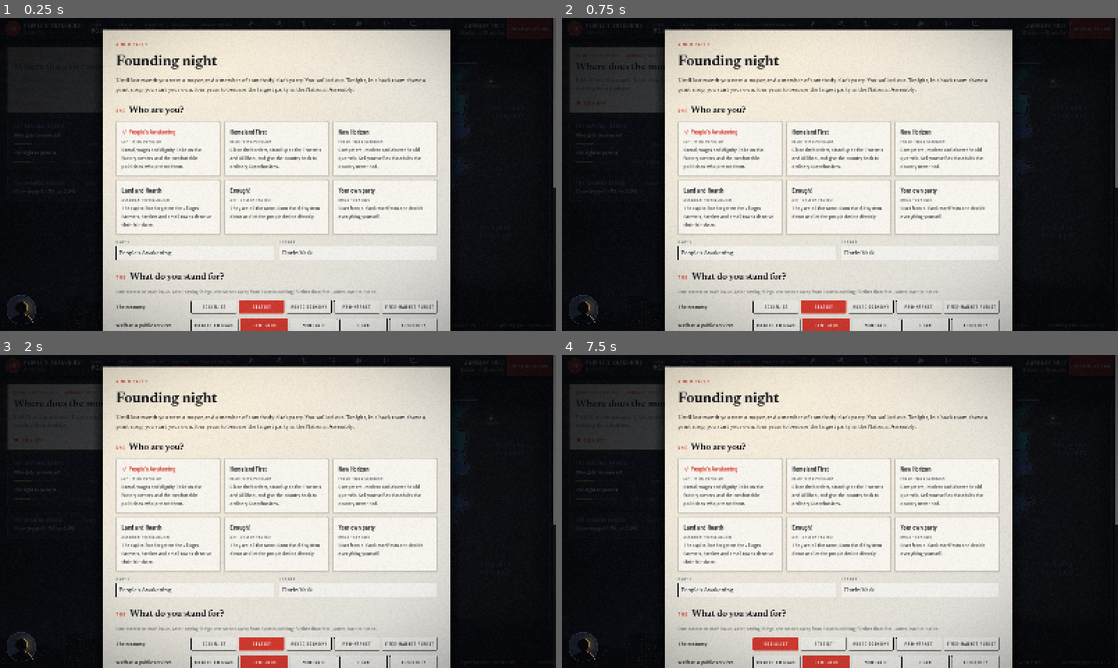
Above: before the commit, frames 1-4 (two rows, left to right).
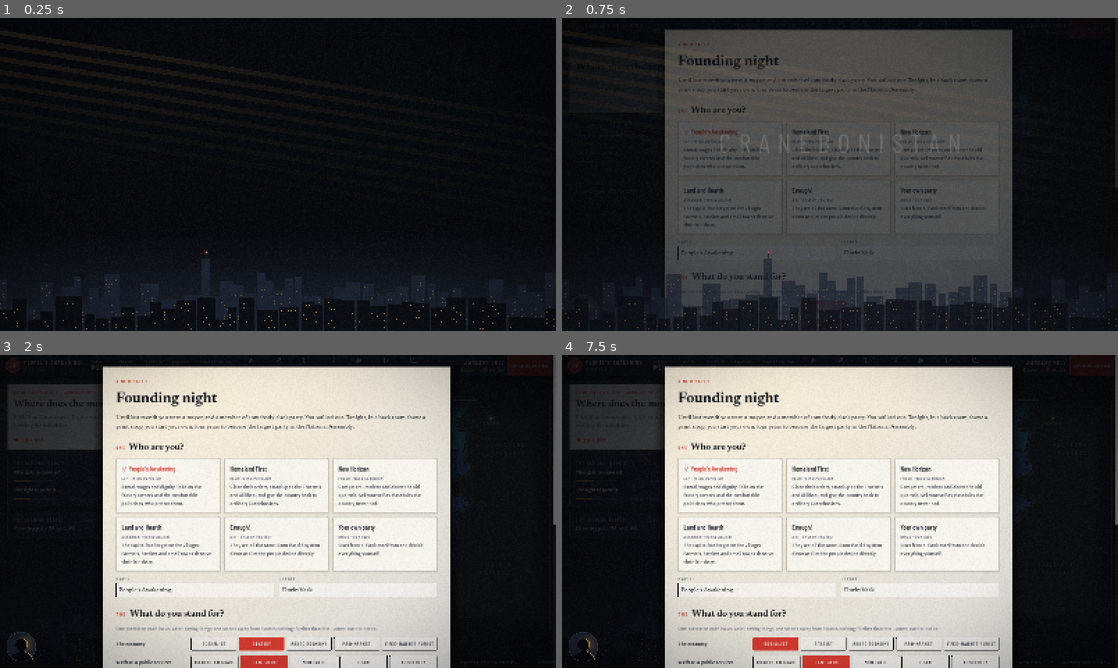
Above: after the commit, the same moments.

Repository: Hattakal/Cranebonistan
Game: Godot game, scene res://scenes/main.tscn
The game is run twice, just before and just after one commit, with the same random seed, the same clock (stepped at 60 frames per second) and the same inputs.
Inputs (mouse positions are in pixels of both pictures, inside the frame that each line leads up to):
- Up to frame 1 (0.25 s): no input
- Up to frame 2 (0.75 s): click "DEBATES" at 0.5 s
- Up to frame 3 (2 s): tap Enter at 1.25 s; drag from (111, 520) to (333, 442) at 1.27 s
- Up to frame 4 (7.5 s): click "ELECTORATE" at 2 s; click "PLATFORM" at 2.75 s; click "COUNTRY" at 3.5 s; click "MEDIA" at 4.25 s; click "PARTIES" at 5 s; click "DIARY" at 5.75 s; click "OPEN DECISION" at 6.5 s; click "SOCIALIST" at 7.25 s

The runs differ from the first frame. In frame 1, 62% of the frame differs, in the area x 0-100%, y 0-100%; in frame 2, 62%; in frame 3, less than 0.1%; in frame 4, less than 0.1%.

Commit message:
Photographs through one filter, faces, a title card, and the docs for the new look
- photo.gd and shaders/photo.gdshader: the 'night print'. Every picture
  is printed in two inks (blue-black and the paper, or cold white with
  scan lines on television), with a halftone screen, and anything
  strongly red in the original stays red.
- Pictures are optional files: events/<id> or events/_<kind>, tours,
  portraits/<leader-name> or <party id>, places/<country>. Shown on the
  desk, in the morning paper, behind the evening news, on the road, and
  as faces in the top bar and the party lists.
- face.gd: a leader's photograph in a circle, or initials until there is one.
- A title card over Cranebo at night before a new party is founded.
- Carlos's hints on paper are a note in the margin in his hand.
- IMAGES.md is now written by tools/image_list.py: where pictures go,
  what the filter does, and the list of what is missing.
- DESIGN.md 7.1 records the decision and what it replaced; CLAUDE.md
  has the rules of the look; README, CREDITS, MODDING, VOICE updated.

Co-Authored-By: Claude Fable 5.2 <noreply@anthropic.com>
Claude-Session: https://claude.ai/code/session_01A3BWf2zTWvenptguSw7Uxe

Diff:
--- a/godot/scripts/advisor.gd
+++ b/godot/scripts/advisor.gd
@@ -193,12 +193,21 @@
 	var tw = _note.create_tween().set_trans(Tween.TRANS_BACK).set_ease(Tween.EASE_OUT)
 	tw.tween_property(_note, "position:y", size.y - _note.size.y - 70, 0.5)
 
-## Carlos until his portrait is painted: a man in a dark office with the lamp behind
-## him. A silhouette with a warm edge; it nods while he talks.
+## Carlos: his picture (godot/assets/portraits/carlos.jpg) or, until there is one, a man
+## in a dark office with the lamp behind him: a silhouette with a warm edge, which nods
+## while he talks.
 class Portrait extends Control:
 	var _talk := 0.0
+	var _has_photo := false
 	func _ready() -> void:
 		clip_contents = true
+		var tex = Photo.find(["portraits/carlos"])
+		if tex:
+			_has_photo = true
+			var ph = Photo.new(tex, true, true)
+			ph.set_anchors_and_offsets_preset(Control.PRESET_FULL_RECT)
+			ph.show_behind_parent = true
+			add_child(ph)
 	func talk(seconds: float) -> void:
 		_talk = seconds
 	func _process(d: float) -> void:
@@ -209,6 +218,9 @@
 		var c = size / 2
 		var r = size.x / 2
 		var bob = sin(Time.get_ticks_msec() / 90.0) * 1.5 if _talk > 0 else 0.0
+		if _has_photo:
+			draw_arc(c, r - 1, 0, TAU, 48, Look.LAMP if _talk > 0 else Look.N500, 1.5, true)
+			return
 		draw_circle(c, r - 1, Look.N700)
 		# the lamp somewhere behind his right shoulder
 		var lamp = c + Vector2(r * 0.3, -r * 0.18)
--- a/godot/scripts/board.gd
+++ b/godot/scripts/board.gd
@@ -166,6 +166,10 @@
 		var c = _card(true)
 		c.set_meta("wide", true)
 		var v = _vbox(c)
+		if sum.get("picture"):
+			var ph = Photo.new(sum.picture)
+			ph.custom_minimum_size.y = 150
+			v.add_child(ph)
 		v.add_child(Look.caps("%s · %s" % [sum.kicker, G.date_label(s.week, false)], 12, Look.RED))
 		v.add_child(Look.label(sum.title, "news_bold", 29, Look.INK, true))
 		if sum.text != "": v.add_child(_clamp_lines(Look.label(sum.text, "news", 16, Look.MUTED, true), 3))
@@ -332,7 +336,7 @@
 		"event":
 			var ev: Dictionary = game.event_of(front)
 			var kinds = {"flagship": "Flagship promise", "crisis": "Crisis", "opportunity": "Opportunity", "trap": "Tricky moment", "scandal": "Scandal", "regional": "Regional issue", "foreign": "Foreign affairs", "followup": "Consequences", "secret": "In confidence", "violence": "Political violence"}
-			return {"kicker": kinds.get(ev.get("kind", ""), "Event"), "title": ev.title, "text": ev.text, "stamp": "Decision needed"}
+			return {"kicker": kinds.get(ev.get("kind", ""), "Event"), "title": ev.title, "text": ev.text, "stamp": "Decision needed", "picture": Photo.event(ev)}
 		"budget":
 			return {"kicker": "Quarterly budget", "title": "Where does the money go?", "text": "₱%sM in the account. Trips, social media, TV and the national tour are waiting for a decision." % Game.fmt1(s.money), "stamp": "Sign off"}
 		"poll":
--- /dev/null
+++ b/godot/scripts/face.gd
@@ -0,0 +1,48 @@
+## face.gd — a leader's face in a circle: their photograph (see photo.gd for where the
+## files go) or, until there is one, their initials on the party colour.
+class_name Face
+extends Control
+
+var col := Color.GRAY
+var initials := ""
+var _photo: Photo = null
+
+func _init(leader: String, color: Color, party_id := "", diameter := 42) -> void:
+	col = color
+	var parts: PackedStringArray = leader.split(" ", false)
+	if parts.size(): initials = (parts[0][0] + (parts[-1][0] if parts.size() > 1 else "")).to_upper()
+	custom_minimum_size = Vector2(diameter, diameter)
+	size_flags_vertical = Control.SIZE_SHRINK_CENTER
+	tooltip_text = leader
+	var tex = Photo.portrait(leader, party_id)
+	if tex:
+		_photo = Photo.new(tex, true, true)
+		_photo.set_anchors_and_offsets_preset(Control.PRESET_FULL_RECT)
+		add_child(_photo)
+	resized.connect(queue_redraw)
+
+func _draw() -> void:
+	var c = size / 2
+	var r = minf(size.x, size.y) / 2
+	if _photo == null:
+		draw_circle(c, r, col.darkened(0.15))
+		var f = Look.font("display_bold")
+		var fs = int(r * 0.9)
+		var w = f.get_string_size(initials, HORIZONTAL_ALIGNMENT_LEFT, -1, fs).x
+		draw_string(f, c + Vector2(-w / 2, fs * 0.36), initials, HORIZONTAL_ALIGNMENT_LEFT, -1, fs, Color.WHITE)
+	# a ring in the party's colour, drawn by a child so it sits over the photograph
+	if _ring == null:
+		_ring = Ring.new()
+		_ring.col = Look.lit(col)
+		_ring.set_anchors_and_offsets_preset(Control.PRESET_FULL_RECT)
+		_ring.mouse_filter = Control.MOUSE_FILTER_IGNORE
+		add_child(_ring)
+
+var _ring: Ring = null
+
+class Ring extends Control:
+	var col := Color.WHITE
+	func _ready() -> void:
+		resized.connect(queue_redraw)
+	func _draw() -> void:
+		draw_arc(size / 2, minf(size.x, size.y) / 2 - 0.75, 0, TAU, 48, col, 1.5, true)
--- a/godot/scripts/files.gd
+++ b/godot/scripts/files.gd
@@ -1001,7 +1001,9 @@
 		var pc = _card(pg)
 		pc.get_parent().size_flags_horizontal = Control.SIZE_EXPAND_FILL
 		var top = HBoxContainer.new()
+		top.add_theme_constant_override("separation", 10)
 		pc.add_child(top)
+		top.add_child(Face.new(p.leader, Color(p.color), p.id, 38))
 		var nm = VBoxContainer.new()
 		nm.size_flags_horizontal = Control.SIZE_EXPAND_FILL
 		nm.add_theme_constant_override("separation", 0)
@@ -1226,7 +1228,9 @@
 		var c = _card(g)
 		c.get_parent().size_flags_horizontal = Control.SIZE_EXPAND_FILL
 		var top = HBoxContainer.new()
+		top.add_theme_constant_override("separation", 10)
 		c.add_child(top)
+		top.add_child(Face.new(p.leader, Color(p.color), p.id, 38))
 		var nm = Look.dlabel(("You · " if p.isPlayer else "") + p.name, "display", 19, Look.lit(Color(p.color)), true)
 		nm.size_flags_horizontal = Control.SIZE_EXPAND_FILL
 		top.add_child(nm)
--- a/godot/scripts/main.gd
+++ b/godot/scripts/main.gd
@@ -39,6 +39,65 @@
 		S = G.new_game({"partyName": "People's Awakening", "leaderName": "Dorin Vask"})
 		render()
 		_founding_sheet()
+		_title_card()
+
+## The title, over the city at night, before a new party is founded. Any click or key moves on.
+func _title_card() -> void:
+	var t = Control.new()
+	t.set_anchors_and_offsets_preset(Control.PRESET_FULL_RECT)
+	t.z_index = 80
+	t.mouse_filter = Control.MOUSE_FILTER_STOP
+	t.focus_mode = Control.FOCUS_ALL
+	var bg = ColorRect.new()
+	bg.color = Look.N950
+	bg.set_anchors_and_offsets_preset(Control.PRESET_FULL_RECT)
+	bg.mouse_filter = Control.MOUSE_FILTER_IGNORE
+	t.add_child(bg)
+	var room = Board.Room.new()
+	room.set_anchors_and_offsets_preset(Control.PRESET_FULL_RECT)
+	room.mouse_filter = Control.MOUSE_FILTER_IGNORE
+	t.add_child(room)
+	var c = CenterContainer.new()
+	c.set_anchors_and_offsets_preset(Control.PRESET_FULL_RECT)
+	c.mouse_filter = Control.MOUSE_FILTER_IGNORE
+	t.add_child(c)
+	var v = VBoxContainer.new()
+	v.add_theme_constant_override("separation", 22)
+	v.mouse_filter = Control.MOUSE_FILTER_IGNORE
+	c.add_child(v)
+	var name = Look.label(str(ProjectSettings.get_setting("application/config/name")).to_upper(), "display_light", 78, Color.WHITE)
+	name.add_theme_font_override("font", Look.spaced("display_light", 22))
+	name.horizontal_alignment = HORIZONTAL_ALIGNMENT_CENTER
+	v.add_child(name)
+	var rule = ColorRect.new()
+	rule.color = Look.RED
+	rule.custom_minimum_size = Vector2(0, 2)
+	rule.size_flags_horizontal = Control.SIZE_SHRINK_CENTER
+	v.add_child(rule)
+	var sub = Look.label("Four years to an election. Nobody has heard of you yet.", "news_italic", 26, Look.DIM)
+	sub.horizontal_alignment = HORIZONTAL_ALIGNMENT_CENTER
+	v.add_child(sub)
+	var gap = Control.new(); gap.custom_minimum_size.y = 40
+	v.add_child(gap)
+	var hint = Look.caps("Click to begin", 13, Look.FAINT, 4)
+	hint.horizontal_alignment = HORIZONTAL_ALIGNMENT_CENTER
+	v.add_child(hint)
+	add_child(t)
+	for l in [name, sub, hint]: l.modulate.a = 0
+	var tw = t.create_tween()
+	tw.tween_property(name, "modulate:a", 1.0, 1.6).set_delay(0.4)
+	tw.parallel().tween_property(rule, "custom_minimum_size:x", 220.0, 1.4).set_delay(0.9).set_trans(Tween.TRANS_CUBIC).set_ease(Tween.EASE_OUT)
+	tw.tween_property(sub, "modulate:a", 1.0, 1.0)
+	tw.tween_property(hint, "modulate:a", 1.0, 0.8).set_delay(0.6)
+	var leave = func():
+		if t.has_meta("leaving"): return
+		t.set_meta("leaving", true)
+		var out = t.create_tween()
+		out.tween_property(t, "modulate:a", 0.0, 0.7)
+		out.tween_callback(t.queue_free)
+	t.gui_input.connect(func(e):
+		if (e is InputEventMouseButton and e.pressed) or (e is InputEventKey and e.pressed): leave.call())
+	t.grab_focus.call_deferred()
 
 func _args() -> Dictionary:
 	var out = {}
@@ -368,6 +427,7 @@
 	var p = _paper(760, false)
 	p.masthead("Foreign desk", "Diplomatic Brief", st.get("relation", f.relation))
 	p.heading(" ".join(f.name), 38)
+	p.photo(Photo.find(["places/" + id]), 260)
 	p.text(f.summary, 17)
 	p.text("%s: %s" % [f.leader.title, f.leader.name], 15, "body_bold")
 	p.rule(1)
@@ -390,10 +450,7 @@
 func _render_bar() -> void:
 	var player: Dictionary = G.player_party(S)
 	for c in _party_box.get_children(): c.queue_free()
-	var por = Portrait.new()
-	por.setup(player)
-	por.custom_minimum_size = Vector2(42, 42)
-	_party_box.add_child(por)
+	_party_box.add_child(Face.new(player.leader, Color(player.color), player.id, 42))
 	var names = VBoxContainer.new()
 	names.alignment = BoxContainer.ALIGNMENT_CENTER
 	names.add_theme_constant_override("separation", -2)
@@ -629,6 +686,7 @@
 	if ev.get("kind", "") == "crisis" and S.crisis: crisis = Game.by_id(G.CRISES, S.crisis.id).name
 	p.masthead(G.date_label(S.week, false), "The Morning Post", ("Crisis · " + crisis) if crisis != "" else KINDS.get(ev.get("kind", ""), "Event"))
 	p.heading(ev.title, 42)
+	p.photo(Photo.event(ev), 300)
 	p.text(ev.text, 18)
 	if ev.get("government"):
 		var gov = null
@@ -675,7 +733,7 @@
 			_effects_lines(box, ch.effects),
 			func():
 				if ch.get("lines", []).size(): _event_step2(p, ev, i)
-				else: _event_result(p, G.resolve_event(S, i, -1)))
+				else: _event_result(p, G.resolve_event(S, i, -1), ev))
 	p.top()
 
 func _event_step2(p: Paper, ev: Dictionary, i: int) -> void:
@@ -685,25 +743,26 @@
 	p.step("Step 2 of 2", "How do you say it?")
 	if ev.get("kind", "") == "flagship": p.text("Your promise: %s. This goes on every poster for a year." % ch.label, 14, "type")
 	else: p.text("You will %s." % (ch.label.substr(0, 1).to_lower() + ch.label.substr(1).trim_suffix(".")), 14, "type")
-	p.small("The wording matters. The same position can win people over or blow up in your face.")
+	p.scribble("The wording matters. The same position can win people over, or blow up in your face.  — C.")
 	for j in ch.lines.size():
 		var line: Dictionary = ch.lines[j]
 		p.card("slip", func(box): box.add_child(Look.label("“%s”" % line.text, "news_italic", 21, Look.INK, true)),
-			func(): _event_result(p, G.resolve_event(S, i, j)))
+			func(): _event_result(p, G.resolve_event(S, i, j), ev))
 	var back = p.button("← Say something else", func(): _event_step1(p, ev), false)
 	back.size_flags_horizontal = Control.SIZE_SHRINK_BEGIN
 	p.add(back)
 
-func _event_result(p: Paper, res: Dictionary) -> void:
+func _event_result(p: Paper, res: Dictionary, ev := {}) -> void:
 	p.clear()
 	p.decided()
-	_result_body(p, res.get("title", ""), res)
+	_result_body(p, res.get("title", ""), res, "CBC · Evening news", Photo.event(ev) if ev.size() else null)
 	p.actions([p.button("Back to work", func(): _done(p))])
 	p.top()
 
-func _result_body(p: Paper, title: String, res: Dictionary, strap := "CBC · Evening news") -> void:
+func _result_body(p: Paper, title: String, res: Dictionary, strap := "CBC · Evening news", picture: Texture2D = null) -> void:
 	var player: Dictionary = G.player_party(S)
 	if strap.begins_with("CBC"): p.screen()   # it made the evening news
+	p.photo(picture, 240)
 	p.tv_strap(strap, "How it played · " + title)
 	if res.get("quote"):
 		p.add(Look.label("%s: “%s”" % [player.leader, res.quote], "news_bold", 26, Look.INK, true))
@@ -739,7 +798,7 @@
 	p.heading(d.title, 34)
 	p.text(d.text, 16)
 	p.step("Speaking for", (ax.left if side == "L" else ax.right))
-	if major: p.small("The whole country is watching. Your exact words will be quoted: they can go viral, or become a gaffe that helps the other side.")
+	if major: p.scribble("The whole country is watching. Your exact words will be quoted: they can go viral, or become a gaffe that helps the other side.  — C.")
 	else: p.small("A smaller argument. Your line mostly shapes how people hear you; it won't make the evening news.")
 	var lines: Array = G.debate_lines(d, side)
 	for j in lines.size():
@@ -1192,6 +1251,7 @@
 	p.heading(head % ([G.player_party(S).leader, res.place] if res.kind != "flat" else [res.place, G.player_party(S).leader]), 34)
 	var photo = TourPhoto.new()
 	photo.kind = res.kind
+	photo.region = res.region
 	photo.party_color = Color(G.player_party(S).color)
 	photo.custom_minimum_size = Vector2(0, 260)
 	p.add(photo)
@@ -1207,29 +1267,33 @@
 	p.actions([p.button("Back to work", func(): _done(p))])
 	p.top()
 
-## A placeholder photo until the real pictures exist (godot/assets/tours/<kind>.png):
+## The picture with the story: godot/assets/tours/<region>_<kind>.jpg, or tours/<kind>.jpg
+## (kind: great, good, flat). Until those exist, a drawn stand-in in the same two inks:
 ## a hall, a stage, and a crowd as big as the trip went well.
 class TourPhoto extends Control:
 	var kind := "good"
+	var region := ""
 	var party_color := Color("b03a2e")
 	var _tex: Texture2D = null
 	func _ready() -> void:
-		_tex = Mods.texture("res://assets/tours/%s.png" % kind)
+		_tex = Photo.find(["tours/%s_%s" % [region, kind], "tours/" + kind])
+		if _tex:
+			var ph = Photo.new(_tex)
+			ph.set_anchors_and_offsets_preset(Control.PRESET_FULL_RECT)
+			add_child(ph)
 	func _draw() -> void:
 		var r = Rect2(Vector2.ZERO, size)
-		if _tex:
-			draw_texture_rect(_tex, r, false)
-			return
-		draw_rect(r, Color("2b2621"))
-		var inner = r.grow(-8)
-		draw_rect(inner, Color("6f675c"))
+		if _tex: return
+		var inner = r
+		var ink = Color("121a28")
+		draw_rect(inner, Look.mix(ink, Look.PAPER, 0.5))
 		# back wall, banner and stage
-		draw_rect(Rect2(inner.position, Vector2(inner.size.x, inner.size.y * 0.55)), Color("8a8174"))
+		draw_rect(Rect2(inner.position, Vector2(inner.size.x, inner.size.y * 0.55)), Look.mix(ink, Look.PAPER, 0.68))
 		var bw = inner.size.x * 0.42
-		draw_rect(Rect2(inner.position + Vector2((inner.size.x - bw) / 2, inner.size.y * 0.1), Vector2(bw, inner.size.y * 0.16)), Look.mix(Color("8a8174"), party_color, 0.65))
-		draw_rect(Rect2(inner.position + Vector2(inner.size.x * 0.3, inner.size.y * 0.45), Vector2(inner.size.x * 0.4, inner.size.y * 0.08)), Color("4a443c"))
-		draw_circle(inner.position + Vector2(inner.size.x * 0.5, inner.size.y * 0.33), inner.size.y * 0.05, Color("3a352f"))
-		draw_rect(Rect2(inner.position + Vector2(inner.size.x * 0.5 - inner.size.y * 0.04, inner.size.y * 0.37), Vector2(inner.size.y * 0.08, inner.size.y * 0.09)), Color("3a352f"))
+		draw_rect(Rect2(inner.position + Vector2((inner.size.x - bw) / 2, inner.size.y * 0.1), Vector2(bw, inner.size.y * 0.16)), party_color)
+		draw_rect(Rect2(inner.position + Vector2(inner.size.x * 0.3, inner.size.y * 0.45), Vector2(inner.size.x * 0.4, inner.size.y * 0.08)), Look.mix(ink, Look.PAPER, 0.25))
+		draw_circle(inner.position + Vector2(inner.size.x * 0.5, inner.size.y * 0.33), inner.size.y * 0.05, ink)
+		draw_rect(Rect2(inner.position + Vector2(inner.size.x * 0.5 - inner.size.y * 0.04, inner.size.y * 0.37), Vector2(inner.size.y * 0.08, inner.size.y * 0.09)), ink)
 		# the crowd: heads in rows, more of them the better it went
 		var row_n = {"great": 5, "good": 3, "flat": 1}
 		var fill_n = {"great": 1.0, "good": 0.75, "flat": 0.3}
@@ -1242,10 +1306,8 @@
 			var y = inner.end.y - rad * 0.6 - row * inner.size.y * 0.085
 			var x = inner.position.x + rad
 			while x < inner.end.x - rad:
-				if rng.randf() < fill: draw_circle(Vector2(x + rng.randf() * 4, y), rad, Color(0.16 + rng.randf() * 0.08, 0.15, 0.14))
+				if rng.randf() < fill: draw_circle(Vector2(x + rng.randf() * 4, y), rad, Look.mix(ink, Look.PAPER, rng.randf() * 0.14))
 				x += rad * 1.7
-		# old newsprint: soften it
-		draw_rect(inner, Color(0.85, 0.8, 0.7, 0.18))
 
 # ---------- Founding the party (a new game) ----------
 var _found = {}
@@ -1376,10 +1438,9 @@
 		var x = 0.0
 		for part in parts:
 			var w: float = size.x * part[1] / total
-			draw_rect(Rect2(x, 0, w, size.y), part[0])
+			draw_rect(Rect2(x, 0, maxf(0.0, w - 2.0), size.y), Look.lit(part[0]))
 			x += w
-		draw_rect(Rect2(Vector2.ZERO, size), Look.INK, false, 2.0)
-		draw_line(Vector2(size.x / 2, -4), Vector2(size.x / 2, size.y + 4), Look.INK, 2.0)
+		draw_rect(Rect2(size.x / 2 - 1.5, -5, 3, size.y + 10), Color.WHITE)   # the majority line
 
 func _profile_sheet() -> void:
 	var pr: Dictionary = G.build_profile(S)
@@ -1535,7 +1596,7 @@
 		if ci >= 0: _event_step2(_sheet_layer.get_child(-1), ev, ci)
 	if args.has("result"):
 		var ev2: Dictionary = G.event_of(S.queue[0])
-		_event_result(_sheet_layer.get_child(-1), G.resolve_event(S, 0, 0 if ev2.choices[0].get("lines", []).size() else -1))
+		_event_result(_sheet_layer.get_child(-1), G.resolve_event(S, 0, 0 if ev2.choices[0].get("lines", []).size() else -1), ev2)
 	if args.has("file"):
 		if args.has("clear"): S.queue.clear()
 		_show_file(args.file)
@@ -1562,6 +1623,7 @@
 		render()
 	if args.has("carlos"):
 		_advisor.say(args.carlos, true)
+	if args.has("title"): _title_card()
 	if args.has("build"):
 		for name in ["Cranebo", "Tarropolis", "Bayernal"]:
 			S.actionsLeft = 3; S.money = 9.0
@@ -1632,20 +1694,3 @@
 		draw_string(Look.spaced("display_bold", 2), Vector2(12, size.y / 2 + 6), "CBC NEWS", HORIZONTAL_ALIGNMENT_LEFT, -1, 15, Color.WHITE)
 		var blink = 0.35 + 0.65 * absf(sin(Time.get_ticks_msec() / 700.0))
 		draw_circle(Vector2(tag_w - 16, size.y / 2), 3.5, Color(1, 1, 1, blink))
-
-class Portrait extends Control:
-	var col = Color.GRAY
-	var initials = ""
-	func setup(p: Dictionary) -> void:
-		col = Color(p.color)
-		var parts: PackedStringArray = p.leader.split(" ")
-		initials = (parts[0][0] + (parts[-1][0] if parts.size() > 1 else "")).to_upper()
-	func _draw() -> void:
-		var c = size / 2
-		var r = minf(size.x, size.y) / 2
-		draw_circle(c, r, col.darkened(0.15))
-		draw_arc(c, r, 0, TAU, 48, Look.lit(col), 1.5, true)
-		var f = Look.font("display_bold")
-		var fs = int(r * 0.9)
-		var w = f.get_string_size(initials, HORIZONTAL_ALIGNMENT_LEFT, -1, fs).x
-		draw_string(f, c + Vector2(-w / 2, fs * 0.36), initials, HORIZONTAL_ALIGNMENT_LEFT, -1, fs, Color.WHITE)
--- a/godot/scripts/paper.gd
+++ b/godot/scripts/paper.gd
@@ -182,10 +182,19 @@
 	return add(Look.label(t, "body", 13, col, true))
 
 ## A note in the margin, in somebody's handwriting.
-func scribble(t: String, col := Look.RED) -> Label:
-	var l = Look.label(t, "hand", 22, col, true)
-	l.rotation_degrees = -1.0
+func scribble(t: String, col := Look.OXBLOOD) -> Label:
+	var l = Look.label(t, "hand", 23, col, true)
+	l.add_theme_constant_override("line_spacing", -3)
 	return add(l)
+
+## A photograph across the sheet (nothing at all if there is no picture). On paper it is
+## printed in the paper's two inks; on the screen it is the broadcast.
+func photo(tex: Texture2D, height := 280, caption := "") -> void:
+	if tex == null: return
+	var ph = Photo.new(tex, on_air)
+	ph.custom_minimum_size.y = height
+	v.add_child(ph)
+	if caption != "": small(caption)
 
 func masthead(left: String, name: String, right: String) -> void:
 	var h = HBoxContainer.new()
@@ -361,7 +370,9 @@
 		b.add_theme_color_override("font_disabled_color", Color(0, 0, 0, 0.3))
 		b.mouse_default_cursor_shape = Control.CURSOR_POINTING_HAND
 	b.pressed.connect(cb)
-	if t.length() <= 2: b.custom_minimum_size = Vector2(38, 36)
+	if t.length() <= 2:
+		b.custom_minimum_size = Vector2(38, 36)
+		b.size_flags_vertical = Control.SIZE_SHRINK_CENTER
 	return b
 
 func actions(buttons: Array) -> void:
Not shown, added: godot/scripts/face.gd.uid
Not shown, changed: CLAUDE.md
Not shown, changed: CREDITS.md
Not shown, changed: DESIGN.md
Not shown, changed: IMAGES.md
Not shown, changed: MODDING.md
Not shown, changed: VOICE.md
